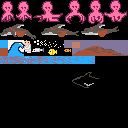
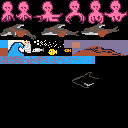
The second 128x128 image is a revision of the first. Changes to its layers:
painted on "Background" over (78, 47, 128, 56)
